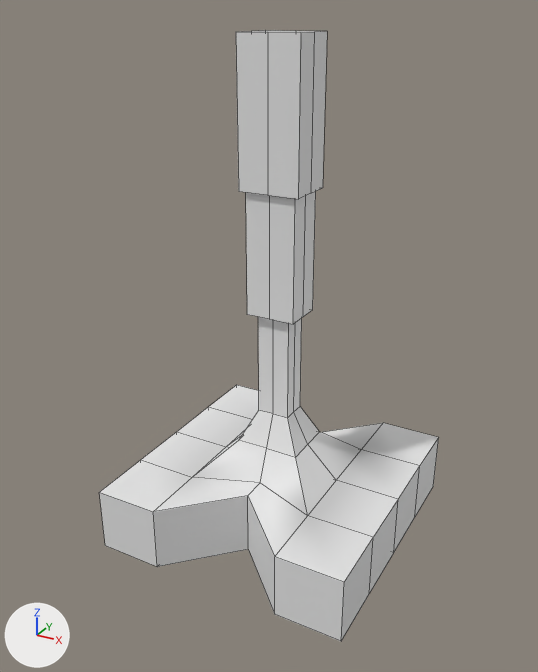
One commit to the FBX model Assets/Models/LandingGear.fbx: the scene before it, then after it.
One viewpoint serves both versions: a camera (50 mm lens) standing at (4.74, -8.96, 7.66) and looking at (-0.24, 0.1, 3.13). Every picture has the same lights, and +X, +Y and +Z are marked at lower left. Mesh edges are drawn as thin lines. Where no turn or scale is listed for an object, it has been applied to the vertices.

Objects in the first picture: 'Foot', 'LowerLeg', 'MiddleLeg', 'UpperLeg'.
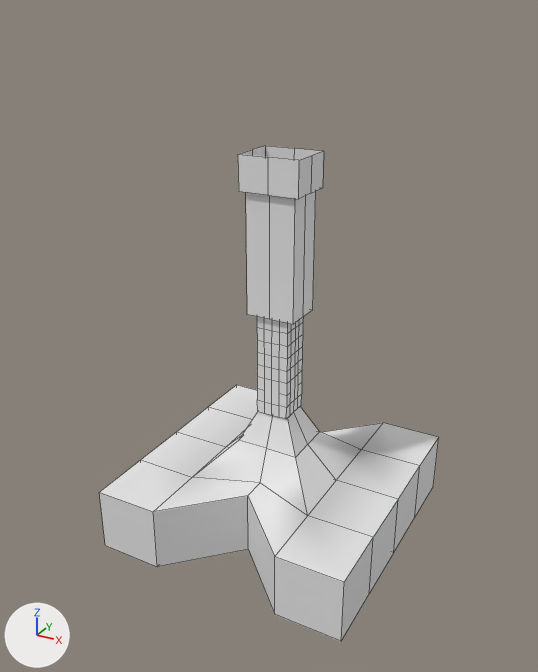
Commit message: added basic landing gears

Location of each change, [x1, y1, x2, y2] in pixels of the pictures (538 x 672 px):
'UpperLeg', reshaped: before [236, 30, 327, 199]; after [238, 146, 324, 199]
'LowerLeg', reshaped, rescaled: before [258, 317, 302, 418]; after [257, 317, 303, 419]

What the commit changed:
me_plane is used by ob_upperleg; location (0.0, 0.0, 0.0).
me_plane had 16 vertices, 8 faces and spanned x -0.45..0.45, y -0.38..0.38, z 5.4..7.4.
me_plane now has 17 vertices, 8 faces and spans x -0.45..1.24, y -0.38..3.04, z 5.4..5.9.
Part 2, on me_plane:
8 vertices are removed from x -0.45..0.45, y -0.38..0.38, z 7.4.
8 faces are deleted.
8 new vertices lie (0.0, 0.0, 0.5) away from vertices in x -0.45..0.45, y -0.38..0.38, z 5.4.
8 new faces join them.
me_plane_002 is used by ob_lowerleg; location (0.0, 0.0, 0.0); rotation (0.0, 0.0, 1.571), in degrees (0, 0, 90); scale (2.0, 2.0, 2.0).
me_plane_002 had 16 vertices, 8 faces and spanned x -0.104..0.104, y -0.125..0.125, z 1.0..2.0.
me_plane_002 now has 172 vertices, 152 faces and spans x -0.104..0.104, y -0.125..0.125, z 1.0..2.0.
Part 1, on me_plane_002:
8 faces are deleted.
8 new vertices lie (-0.052, 0.0, 0.0) away from vertices in x 0.0..0.104, y -0.125..0.125, z 1.0..2.0.
12 new vertices lie (0.0, 0.0, -0.1) away from vertices in x -0.104..0.104, y -0.125..0.125, z 2.0.
12 new vertices lie (0.0, 0.0, -0.1) away from vertices in x -0.104..0.104, y -0.125..0.125, z 1.9.
12 new vertices lie (0.0, 0.0, -0.1) away from vertices in x -0.104..0.104, y -0.125..0.125, z 1.8.
12 new vertices lie (0.0, 0.0, -0.1) away from vertices in x -0.104..0.104, y -0.125..0.125, z 1.7.
12 new vertices lie (0.0, 0.0, -0.1) away from vertices in x -0.104..0.104, y -0.125..0.125, z 1.6.
14 new vertices lie (0.0, -0.063, 0.0) away from vertices in x -0.104..0.104, y 0.125, z 1.0..2.0.
14 new vertices lie (0.0, 0.0, -0.1) away from vertices in x -0.104..0.104, y -0.125..0.125, z 1.5.
16 new vertices lie (0.0, -0.062, 0.0) away from vertices in x -0.104..0.104, y 0.0, z 1.0..2.0.
16 new vertices lie (0.0, 0.0, -0.1) away from vertices in x -0.104..0.104, y -0.125..0.125, z 1.4.
16 new vertices lie (0.0, 0.0, 0.1) away from vertices in x -0.104..0.104, y -0.125..0.125, z 1.0.
12 new vertices lie (0.0, 0.0, -0.1) away from vertices in x -0.104..0.104, y -0.125..0.125, z 1.3.
152 new faces join them.
Object 'LowerLeg' (ob_lowerleg) is rescaled from (2.0, 2.0, 2.0) to (2.4, 2.0, 2.0).
